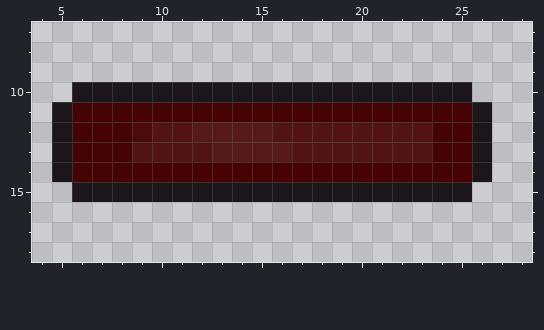
Pixel-art file: Dreamchase/Assets/Textures/Full_Healthbar.aseprite. That is the earlier state.
32x32 pixels, 1 frame. Colours within 5 levels of each other are drawn and written as one. Shown: x 4..28, y 7..18.
After:
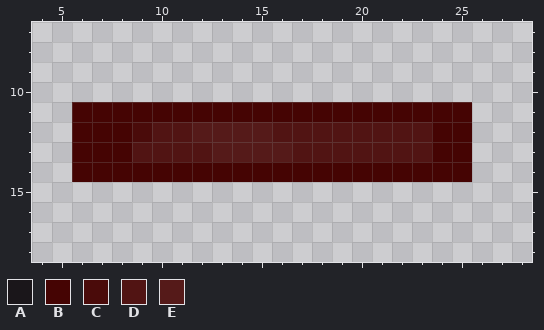
Palette (. is transparent): A #1a161a  B #450403  C #4a0b0a  D #511413  E #551a19
What changed:
@@ x 4..28 @@
  9 .........................
-10 ..AAAAAAAAAAAAAAAAAAAA...
-11 .ABBBBBBBBBBBBBBBBBBBBA..
-12 .ABBBCDDEEEEDDDDDDDDBBA..
-13 .ABBBDDDDEEEEDDDDDDDBBA..
-14 .ABBBBBBBBBBBBBBBBBBBBA..
-15 ..AAAAAAAAAAAAAAAAAAAA...
+10 .........................
+11 ..BBBBBBBBBBBBBBBBBBBB...
+12 ..BBBCDDEEEEDDDDDDDDBB...
+13 ..BBBDDDDEEEEDDDDDDDBB...
+14 ..BBBBBBBBBBBBBBBBBBBB...
+15 .........................
 16 .........................
Changed places in both pictures, as pixel boxes (x1, y1, x2, y2):
erased: (52, 82, 492, 202)
